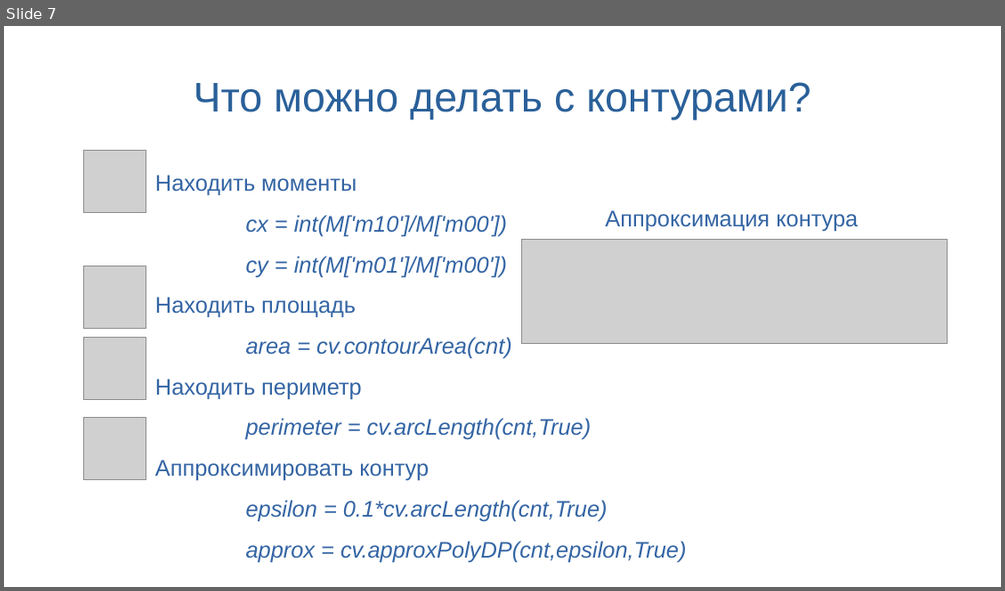
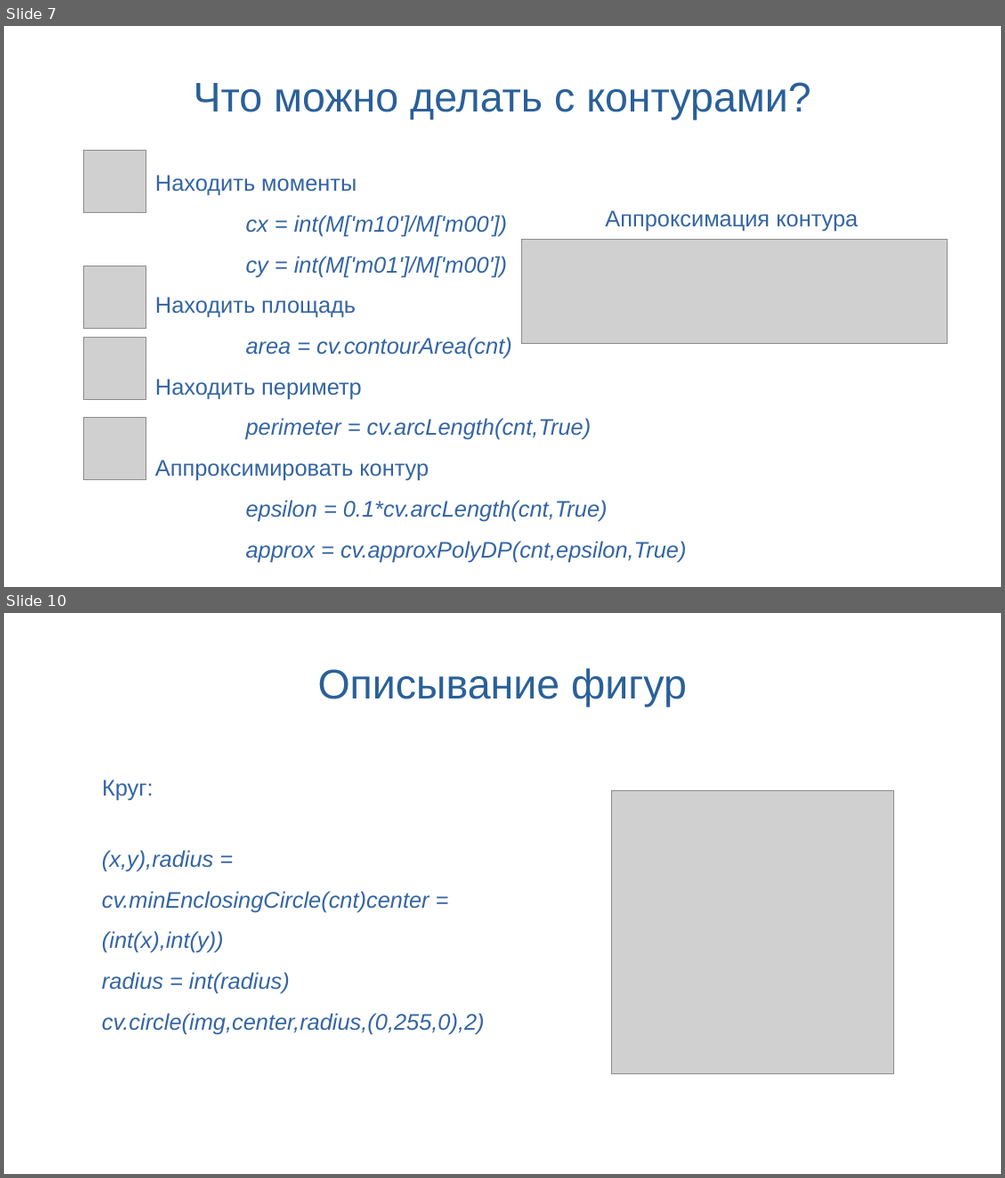
Before and after one commit to SynI20N/ING, a slide deck: Занятие12.odp. Shown one above the other, each under a label of ours: slide 7 before the commit, slides 7 and 10 after it; the slides between them are not shown. The pictures are 1005x591 and 1005x1178 pixels, drawn with LibreOffice and Linux fonts; fonts in the diff are those of the drawing; grey boxes stand for pictures; background and template pictures are left out. Boxes give left, top, right and bottom in pixels: in the first picture for what was removed or moved away, otherwise in the second. Text is boxed around its words. In the diff, an @@ line names an element or a change of style, - is before the commit and + after.

```diff
--- a/Занятие12.odp
+++ b/Занятие12.odp
@@ slide 10 added at [4, 613, 1001, 1174], background picture (left out) @@
@@ title added at [318, 668, 687, 706], 33 pt, text #2A6099 @@
+Описывание фигур
@@ text added at [102, 779, 154, 801], 18 pt, text #3465A4 @@
+Круг:
@@ picture added at [612, 791, 894, 1073] @@
@@ text added at [102, 850, 485, 1034], 18 pt, text #3465A4, italic @@
+(x,y),radius = cv.minEnclosingCircle(cnt)center = (int(x),int(y))
+radius = int(radius)
+cv.circle(img,center,radius,(0,255,0),2)
```
Also in this commit, not shown: 2 slides changed, 3 other slides added, 4 slides removed, 1 other file.
